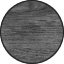
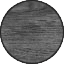
The second 64x64 image is a revision of the first. Changes to its layers:
painted on "Piece" over [0, 0, 64, 64]
